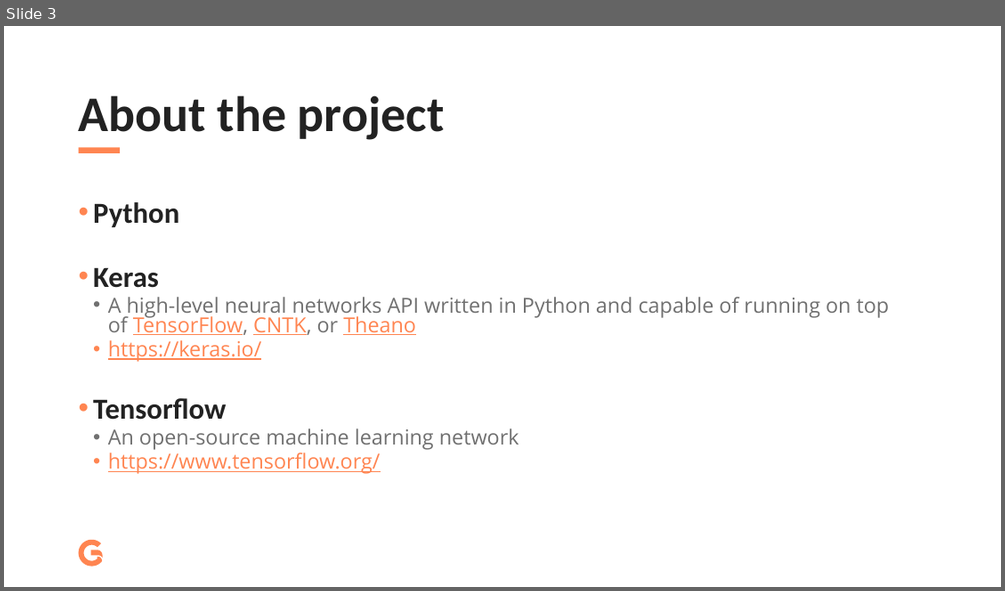
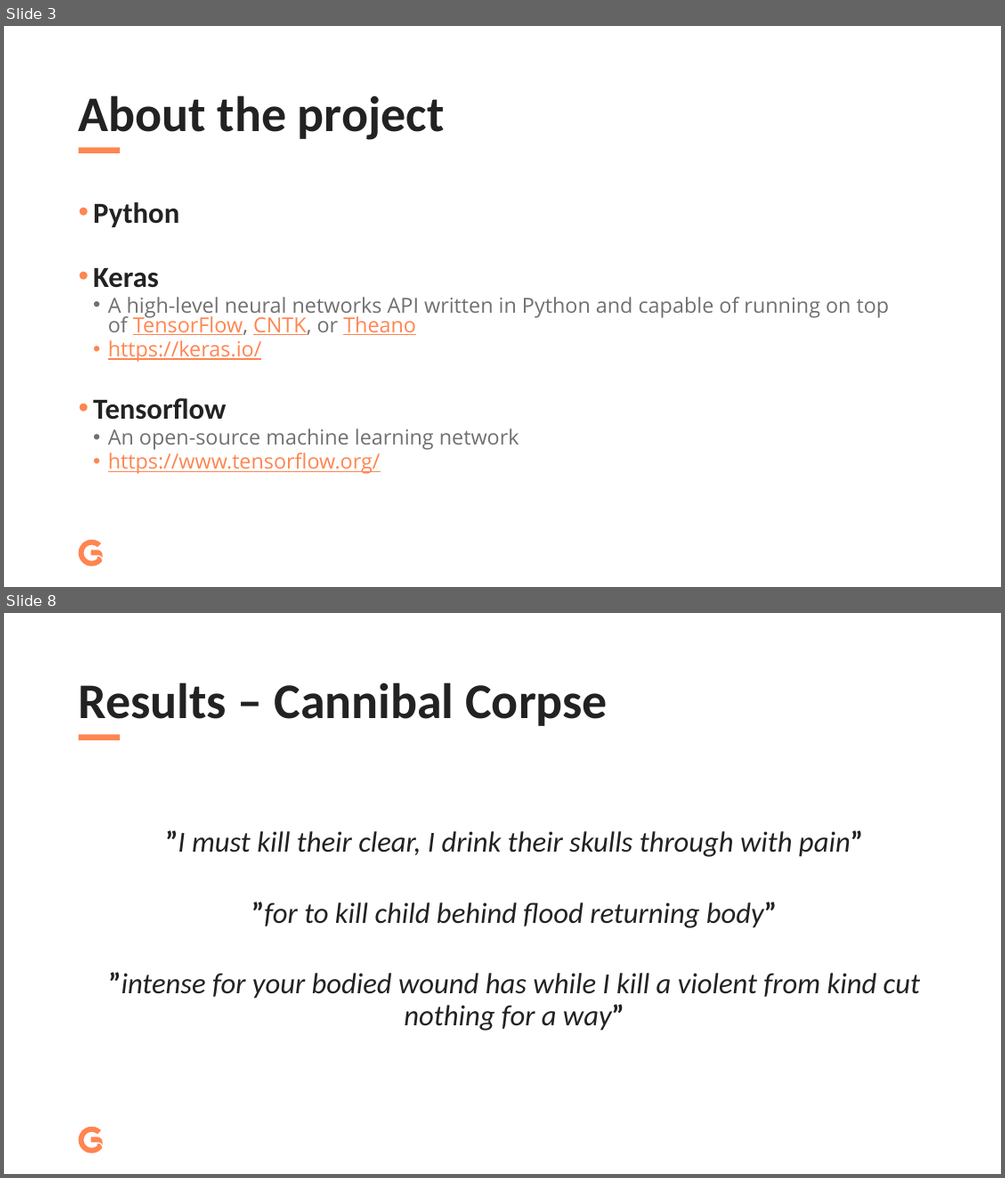
Before and after one commit to antsim/sausage-ai, a slide deck: presentation.pptx. Shown one above the other, each under a label of ours: slide 3 before the commit, slides 3 and 8 after it; the slides between them are not shown. The pictures are 1005x591 and 1005x1178 pixels, drawn with LibreOffice and Linux fonts; fonts in the diff are those of the drawing. Boxes give left, top, right and bottom in pixels: in the first picture for what was removed or moved away, otherwise in the second. Text is boxed around its words. In the diff, an @@ line names an element or a change of style, - is before the commit and + after.

```diff
--- a/presentation.pptx
+++ b/presentation.pptx
@@ slide 8 added at bbox=[4, 613, 1001, 1174], background #FFFFFF; not listed: 2 template elements that a slide beside it also shows @@
@@ title added at bbox=[79, 682, 607, 726], 48 pt, text #222222, bold @@
+Results – Cannibal Corpse
@@ text added at bbox=[108, 830, 920, 1030], 28 pt, text #222222, italic @@
+”I must kill their clear, I drink their skulls through with pain”
+”for to kill child behind flood returning body”
+”intense for your bodied wound has while I kill a violent from kind cut nothing for a way”
```
Also in this commit, not shown: 1 slide changed, 5 other slides added, 1 other file.
